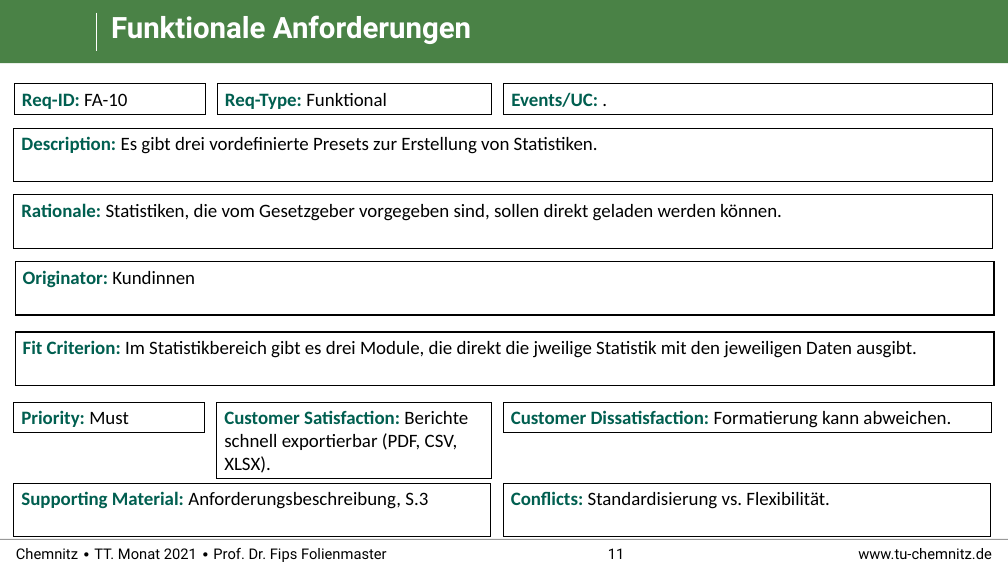
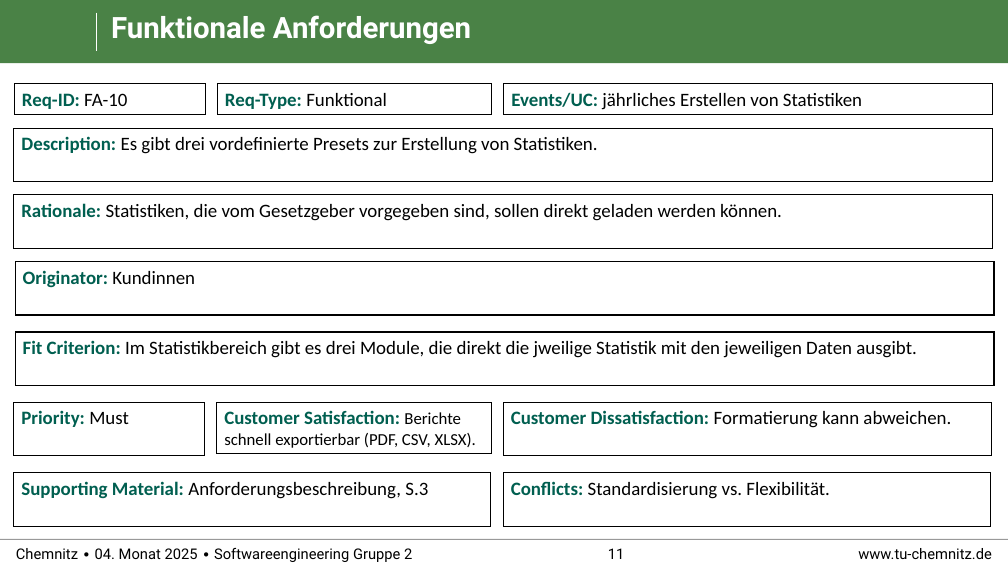
Before and after one commit to RealBiggerBo/Softwaretechnik, a slide deck: slide 11 of SnowCards_Requirements.pptx. Drawn at 1008x567 pixels with LibreOffice and Linux fonts; fonts in the diff are those of the drawing; background and template pictures are left out. Boxes give left, top, right and bottom in pixels: in the first picture for what was removed or moved away, otherwise in the second. Text is boxed around its words. In the diff, an @@ line names an element or a change of style, - is before the commit and + after.

```diff
--- a/SnowCards_Requirements.pptx
+++ b/SnowCards_Requirements.pptx
@@ text in rectangle at (511,92,862,110): text changed; text colour #005F50 to #000000; bold off @@
-Events/UC: .
+Events/UC: jährliches Erstellen von Statistiken
@@ rectangle "Priority: Must": place and size @@
-rectangle "Priority: Must" at (14,402,205,433)
+rectangle "Priority: Must" at (14,402,205,456)
@@ rectangle "Customer Satisfaction: Berichte schnell exportierbar ...": place and size @@
-rectangle "Customer Satisfaction: Berichte schnell exportierbar ..." at (217,402,492,479)
+rectangle "Customer Satisfaction: Berichte schnell exportierbar ..." at (217,402,492,453)
@@ rectangle "Customer Satisfaction: Berichte schnell exportierbar ..." at (217,402,492,453): size 18 to 16 pt in "Berichte schnell exportierbar (PDF, CSV, XLSX)." @@
@@ rectangle "Customer Dissatisfaction: Formatierung kann abweichen.": place and size @@
-rectangle "Customer Dissatisfaction: Formatierung kann abweichen." at (504,402,992,433)
+rectangle "Customer Dissatisfaction: Formatierung kann abweichen." at (504,402,992,456)
@@ rectangle "Supporting Material: Anforderungsbeschreibung, S.3": place and size @@
-rectangle "Supporting Material: Anforderungsbeschreibung, S.3" at (14,483,491,537)
+rectangle "Supporting Material: Anforderungsbeschreibung, S.3" at (14,473,491,526)
@@ rectangle "Conflicts: Standardisierung vs. Flexibilität.": place and size @@
-rectangle "Conflicts: Standardisierung vs. Flexibilität." at (504,483,991,537)
+rectangle "Conflicts: Standardisierung vs. Flexibilität." at (504,473,991,526)
@@ text at (16,548,412,562): text changed @@
-Chemnitz ∙ TT. Monat 2021 ∙ Prof. Dr. Fips Folienmaster
+Chemnitz ∙ 04. Monat 2025 ∙ Softwareengineering Gruppe 2
```
Also in this commit, not shown: 28 other slides changed.
